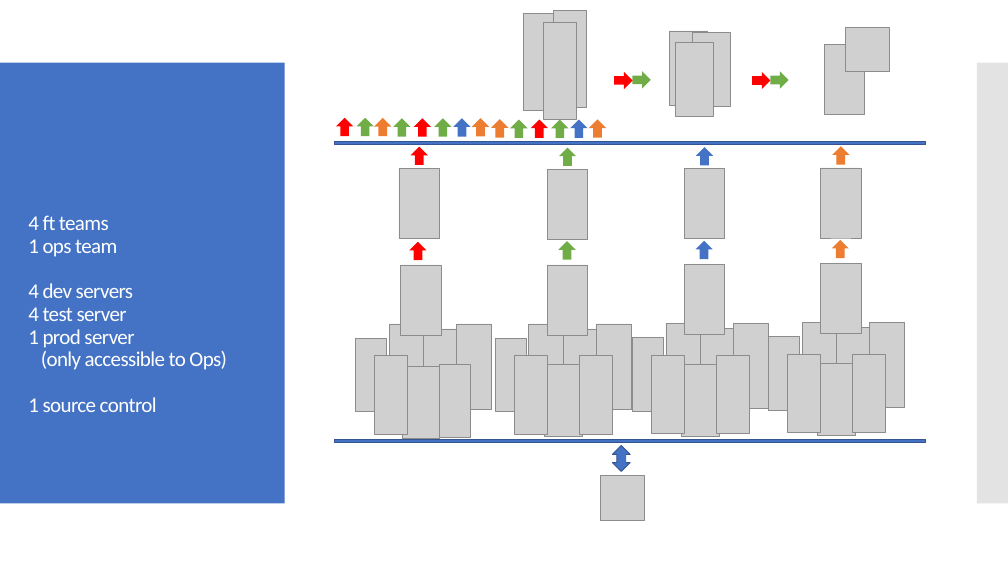
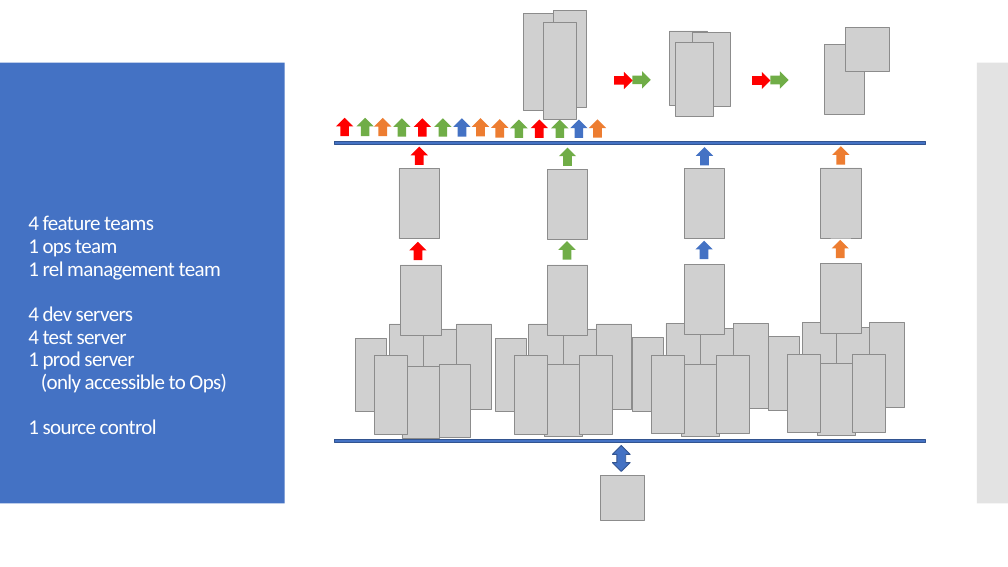
Before and after one commit to milodotnet/bootcamp, a slide deck: slide 18 of Bootcamp-ContinuousDelivery.pptx (slide 19 before the commit). Drawn at 1008x567 pixels with LibreOffice and Linux fonts; fonts in the diff are those of the drawing; grey boxes stand for pictures. Boxes give left, top, right and bottom in pixels: in the first picture for what was removed or moved away, otherwise in the second. Text is boxed around its words. In the diff, an @@ line names an element or a change of style, - is before the commit and + after.

```diff
--- a/Bootcamp-ContinuousDelivery.pptx
+++ b/Bootcamp-ContinuousDelivery.pptx
@@ text at [28,215,154,230]: text changed @@
-4 ft teams
+4 feature teams
@@ text at [28,261,221,280]: paragraph added @@
+1 rel management team
```
Also in this commit, not shown: 5 other slides changed, 1 slide removed.
